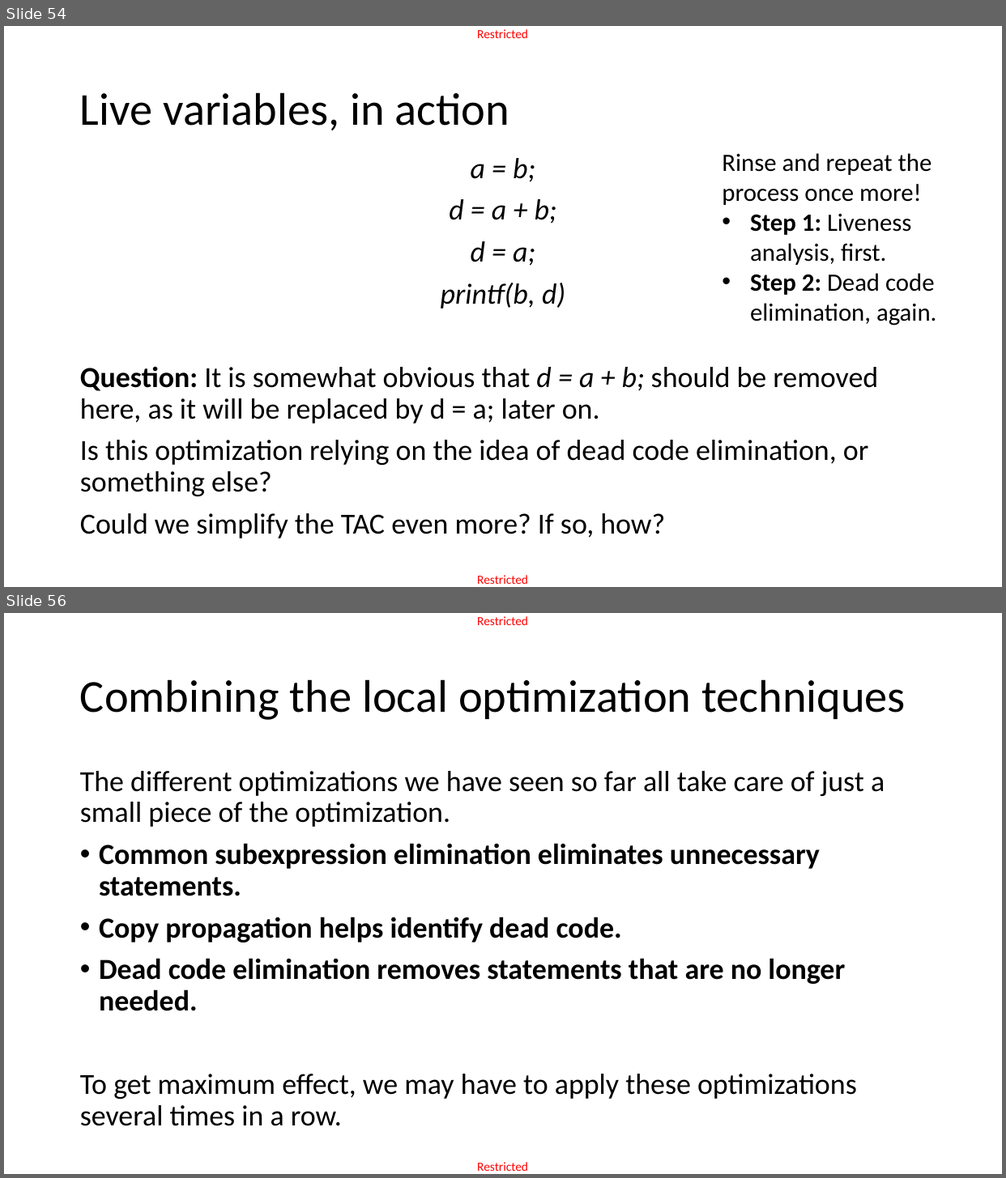
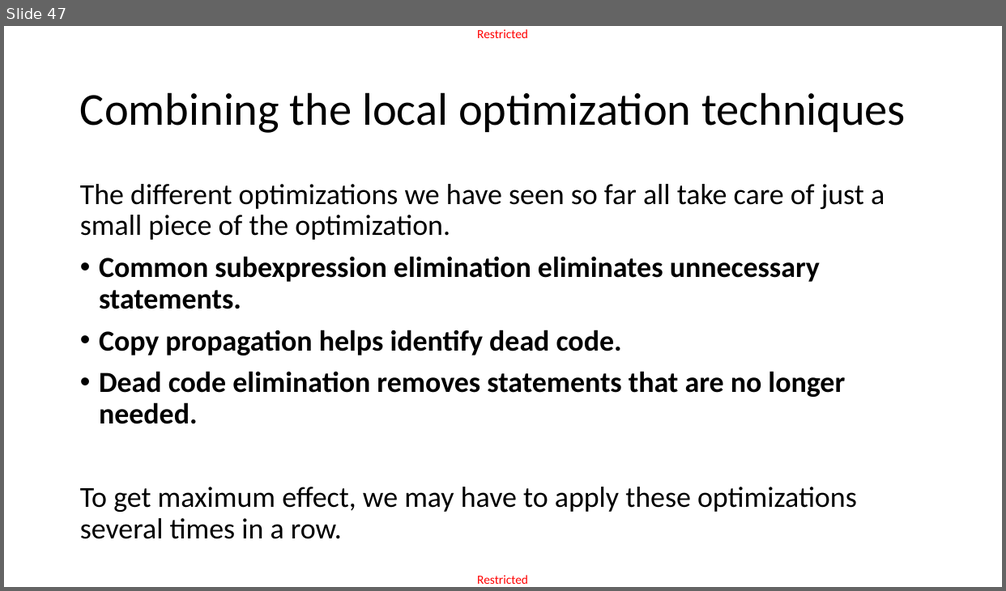
Before and after one commit to matthieudemari/SUTD_PLC_50_051, a slide deck: W13/W13S1/W13S1.pptx. Shown one above the other, each under a label of ours: slides 54 and 56 before the commit, slide 47 after it; the slides between them are not shown. The pictures are 1006x1178 and 1006x591 pixels, drawn with LibreOffice and Linux fonts; fonts in the diff are those of the drawing. Boxes give left, top, right and bottom in pixels: in the first picture for what was removed or moved away, otherwise in the second. Text is boxed around its words. In the diff, an @@ line names an element or a change of style, - is before the commit and + after.

Commit message:
Simplified the liveness analysis exmaple in W13S1.

```diff
--- a/W13/W13S1/W13S1.pptx
+++ b/W13/W13S1/W13S1.pptx
@@ slide 54 removed at (4, 26, 1002, 587), background #FFFFFF; not listed: 2 template elements that a slide beside it also shows @@
@@ title removed at (80, 92, 510, 130) @@
-Live variables, in action
@@ text removed at (80, 158, 878, 539) @@
-a = b;
-d = a + b;
-d = a;
-printf(b, d)
-Question: It is somewhat obvious that d = a + b; should be removed here, as it will be replaced by d = a; later on.
-Is this optimization relying on the idea of dead code elimination, or something else?
-Could we simplify the TAC even more? If so, how?
@@ text removed at (722, 153, 936, 326) @@
-Rinse and repeat the process once more!
-• Step 1: Liveness analysis, first.
-• Step 2: Dead code elimination, again.
@@ what was slide 56 is now slide 47 @@
```
Also in this commit, not shown: 5 slides changed, 8 other slides removed, 1 other file.
